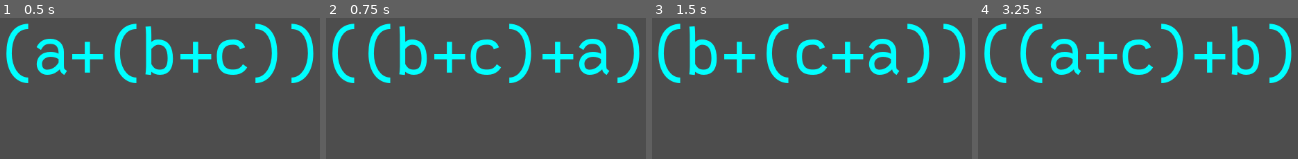
Above: before the commit, frames 1-4 (left to right).
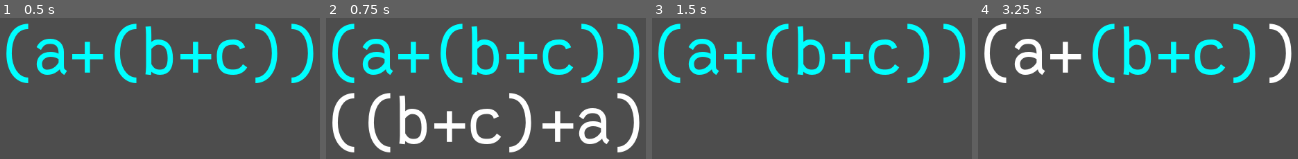
Above: after the commit, the same moments.

Repository: theoahfeldt/emperical-maths
Game: Godot game, scene res://test.tscn
Two runs of this game, one before a commit and one after it. Both use one fixed random seed, a clock stepped at 60 frames per second and the inputs below.
Inputs:
- Up to frame 1 (0.5 s): no input
- Up to frame 2 (0.75 s): tap Enter at 0.5 s; hold Right (expression_right) from 0.53 s (still down); tap Space (apply_rule, bound only before the commit) at 0.6 s
- Up to frame 3 (1.5 s): tap Tab (cycle_rule, bound only before the commit) at 0.8, 1.35 s; tap Space (apply_rule, bound only before the commit) at 1.25 s; release Right (expression_right) at 1.28 s; hold Left (expression_left) from 1.28 s (still down)
- Up to frame 4 (3.25 s): tap Down (expression_in, bound only before the commit) at 1.55, 2.1 s; tap Enter at 2 s; release Left (expression_left) at 2.03 s; hold Right (expression_right) from 2.03 s (still down); tap Up (expression_out, bound only before the commit) at 2.3, 2.85 s; tap Space (apply_rule, bound only before the commit) at 2.75, 3.05 s

Frame 1 is identical in both runs. In frame 2, 21% of the frame differs, in the area x 1-99%, y 3-96%; in frame 3, 3.2%; in frame 4, 14%.

Commit message:
Implement menu for replacing an expression with equal alternatives

Diff:
--- a/game/algebra/expression.gd
+++ /dev/null
@@ -1,43 +0,0 @@
-extends Node2D
-
-
-const ExpressionIndexer := preload("res://algebra/expression_indexer.gd")
-const GraphicalConversion := preload("res://algebra/graphics/graphical_conversion.gd")
-
-@export var algebraic_expression: AlgebraicExpression
-
-var graphical_expression: GraphicalExpression
-
-
-func _ready() -> void:
-	$ExpressionController.base_expression = algebraic_expression
-	_set_graphics()
-	_update_selected([])
-
-
-func _set_graphics() -> void:
-	graphical_expression = GraphicalConversion.algebraic_to_graphical(
-			algebraic_expression)
-	graphical_expression.initialize()
-	add_child(graphical_expression)
-
-
-func _update_selected(selected_expression_index: Array) -> void:
-	graphical_expression.initialize()
-	var selected_expression: GraphicalExpression = ExpressionIndexer.graphical_subexpression(
-			graphical_expression, selected_expression_index)
-	selected_expression.select()
-
-
-func _update_graphics() -> void:
-	graphical_expression.queue_free()
-	_set_graphics()
-
-
-func _on_expression_controller_expression_updated(selected_expression_index) -> void:
-	_update_graphics()
-	_update_selected(selected_expression_index)
-
-
-func _on_expression_controller_selection_updated(selected_expression_index) -> void:
-	_update_selected(selected_expression_index)
--- a/game/algebra/expression.tscn
+++ /dev/null
@@ -1,13 +0,0 @@
-[gd_scene load_steps=3 format=3 uid="uid://bt45ap1aaxjfr"]
-
-[ext_resource type="Script" path="res://algebra/expression.gd" id="1_eqjtc"]
-[ext_resource type="Script" path="res://algebra/expression_controller.gd" id="2_6s60j"]
-
-[node name="Expression" type="Node2D"]
-script = ExtResource("1_eqjtc")
-
-[node name="ExpressionController" type="Node" parent="."]
-script = ExtResource("2_6s60j")
-
-[connection signal="expression_updated" from="ExpressionController" to="." method="_on_expression_controller_expression_updated"]
-[connection signal="selection_updated" from="ExpressionController" to="." method="_on_expression_controller_selection_updated"]
--- a/game/algebra/expression_controller.gd
+++ b/game/algebra/expression_controller.gd
@@ -1,71 +1,85 @@
-class_name ExpressionController
-extends Node
+extends Node2D
 
 
-signal expression_updated(selected_expression_index)
-signal selection_updated(selected_expression_index)
+const ExpressionIndexer := preload("res://algebra/expression_indexer.gd")
+const GraphicalConversion := preload("res://algebra/graphics/graphical_conversion.gd")
+const Rules := preload("res://algebra/logic/rules/rules.gd")
 
-const ExpressionIndexer = preload("res://algebra/expression_indexer.gd")
-const Rules = preload("res://algebra/logic/rules/rules.gd")
+@export var algebraic_expression: AlgebraicExpression
 
+var graphical_expression: GraphicalExpression
+var expression_is_selected := false
 var rules = Rules.rules()
-var selected_rule_index: int = 0
-var base_expression: AlgebraicExpression
-var selected_expression_index := []
 
 
-func _process(delta: float) -> void:
-	if Input.is_action_just_pressed("expression_in"):
-		select_inner()
-	if Input.is_action_just_pressed("expression_out"):
-		select_outer()
-	if Input.is_action_just_pressed("expression_left"):
-		select_left()
-	if Input.is_action_just_pressed("expression_right"):
-		select_right()
-	if Input.is_action_just_pressed("apply_rule"):
-		apply_selected_rule()
-	if Input.is_action_just_pressed("cycle_rule"):
-		cycle_rule()
+func _ready() -> void:
+	$ExpressionSelector.base_expression = algebraic_expression
+	_set_graphics()
+	_update_mark([])
 
 
-func selected_expression() -> AlgebraicExpression:
-	return ExpressionIndexer.algebraic_subexpression(
-			base_expression, selected_expression_index)
+func _process(_delta: float) -> void:
+	if expression_is_selected:
+		$ExpressionsMenuSelector.process_input()
+	else:
+		$ExpressionSelector.process_input()
 
 
-func select_inner() -> void:
-	ExpressionIndexer.move_index_in(base_expression, selected_expression_index)
-	selection_updated.emit(selected_expression_index)
+func _set_graphics() -> void:
+	graphical_expression = GraphicalConversion.algebraic_to_graphical_menu(
+			algebraic_expression, rules)
+	graphical_expression.initialize()
+	add_child(graphical_expression)
 
 
-func select_outer() -> void:
-	ExpressionIndexer.move_index_out(selected_expression_index)
-	selection_updated.emit(selected_expression_index)
+func _update_mark(mark: Array) -> void:
+	graphical_expression.initialize()
+	var marked_expression: GraphicalExpression = ExpressionIndexer.graphical_subexpression(
+			graphical_expression, mark)
+	marked_expression.mark()
 
 
-func select_left() -> void:
-	ExpressionIndexer.move_index_left(
-			base_expression, selected_expression_index)
-	selection_updated.emit(selected_expression_index)
+func _update_graphics() -> void:
+	graphical_expression.queue_free()
+	_set_graphics()
 
 
-func select_right() -> void:
-	ExpressionIndexer.move_index_right(
-			base_expression, selected_expression_index)
-	selection_updated.emit(selected_expression_index)
+func _select_expression(mark: Array) -> void:
+	var selected_expression: AlgebraicExpression = ExpressionIndexer.algebraic_subexpression(
+			algebraic_expression, mark)
+	selected_expression.is_selected = true
+	_update_graphics()
+	var menu = ExpressionIndexer.graphical_subexpression(
+			graphical_expression, mark)
+	$ExpressionsMenuSelector.initialize(menu, mark)
+	expression_is_selected = true
 
 
-func apply_rule(rule: AlgebraicRule) -> void:
-	if rule.applicable(selected_expression()):
-		var new = rule.apply(selected_expression())
-		selected_expression().replace(new)
-		expression_updated.emit(selected_expression_index)
+func _replace_base_expression(new: AlgebraicExpression) -> void:
+	remove_child(algebraic_expression)
+	algebraic_expression.queue_free()
+	add_child(new)
+	algebraic_expression = new
+	$ExpressionSelector.base_expression = algebraic_expression
 
 
-func apply_selected_rule() -> void:
-	apply_rule(rules[selected_rule_index])
+func _replace_subexpression(mark: Array, new: AlgebraicExpression) -> void:
+	if mark.is_empty():
+		_replace_base_expression(new)
+	else:
+		ExpressionIndexer.replace_algebraic_subexpression(algebraic_expression, new, mark)
 
 
-func cycle_rule() -> void:
-	selected_rule_index = (selected_rule_index + 1) % rules.size()
+func _on_expression_selector_mark_updated(mark) -> void:
+	_update_mark(mark)
+
+
+func _on_expression_selector_selected(mark) -> void:
+	_select_expression(mark)
+
+
+func _on_expressions_menu_selector_selected(expression, mark) -> void:
+	_replace_subexpression(mark, expression)
+	_update_graphics()
+	_update_mark(mark)
+	expression_is_selected = false
--- /dev/null
+++ b/game/algebra/expression_controller.tscn
@@ -0,0 +1,18 @@
+[gd_scene load_steps=4 format=3 uid="uid://bt45ap1aaxjfr"]
+
+[ext_resource type="Script" path="res://algebra/expression_controller.gd" id="1_rqufd"]
+[ext_resource type="Script" path="res://algebra/expression_selector.gd" id="2_m3xpi"]
+[ext_resource type="Script" path="res://algebra/expressions_menu_selector.gd" id="3_deu35"]
+
+[node name="ExpressionController" type="Node2D"]
+script = ExtResource("1_rqufd")
+
+[node name="ExpressionSelector" type="Node" parent="."]
+script = ExtResource("2_m3xpi")
+
+[node name="ExpressionsMenuSelector" type="Node" parent="."]
+script = ExtResource("3_deu35")
+
+[connection signal="mark_updated" from="ExpressionSelector" to="." method="_on_expression_selector_mark_updated"]
+[connection signal="selected" from="ExpressionSelector" to="." method="_on_expression_selector_selected"]
+[connection signal="selected" from="ExpressionsMenuSelector" to="." method="_on_expressions_menu_selector_selected"]
--- a/game/algebra/expression_indexer.gd
+++ b/game/algebra/expression_indexer.gd
@@ -14,11 +14,22 @@
 	return expression
 
 
+static func replace_algebraic_subexpression(
+		expression: AlgebraicExpression, new: AlgebraicExpression, index: Array, _i: int = 0
+		) -> void:
+	if _i >= index.size():
+		push_error("Invalid index: ", index)
+	elif expression is AlgebraicSum:
+		_replace_algebraic_sum_subexpression(expression, new, index, _i)
+	else:
+		push_error("%s has no subexpression." % expression)
+
+
 static func graphical_subexpression(
 		expression: GraphicalExpression, index: Array, _i: int = 0
 		) -> GraphicalExpression:
 	if _i > index.size():
-		push_error("Invalid index: ", _i)
+		push_error("Invalid index: ", index)
 	if _i == index.size():
 		return expression
 	if expression is GraphicalSum:
@@ -57,6 +68,27 @@
 			return sum
 
 
+static func _replace_algebraic_sum_subexpression(
+		sum: AlgebraicSum, new: AlgebraicExpression, index: Array, i: int
+		) -> void:
+	if i == index.size() - 1:
+		match index[i]:
+			0:
+				sum.replace_left_term(new)
+			1:
+				sum.replace_right_term(new)
+			var j:
+				push_error("Invalid index for sum: ", j)
+	else:
+		match index[i]:
+			0:
+				replace_algebraic_subexpression(sum.left_term, new, index, i + 1)
+			1:
+				replace_algebraic_subexpression(sum.right_term, new, index, i + 1)
+			var j:
+				push_error("Invalid index for sum: ", j)
+
+
 static func _graphical_sum_subexpression(
 		sum: GraphicalSum, index: Array, i: int
 		) -> GraphicalExpression:
@@ -76,7 +108,7 @@
 		return
 	var position: int = index.pop_back()
 	var parent: AlgebraicExpression = algebraic_subexpression(base, index)
-	position = clamp(position + movement, 0, _num_children(parent))
+	position = clampi(position + movement, 0, _num_children(parent) - 1)
 	_move_index_in_position(base, index, position)
 
 
--- /dev/null
+++ b/game/algebra/expression_selector.gd
@@ -0,0 +1,55 @@
+class_name ExpressionSelector
+extends Node
+
+
+signal mark_updated(mark)
+signal selected(mark)
+
+const ExpressionIndexer = preload("res://algebra/expression_indexer.gd")
+
+var base_expression: AlgebraicExpression
+var _mark := []
+
+
+func process_input() -> void:
+	if Input.is_action_just_pressed("expression_down"):
+		mark_inner()
+	if Input.is_action_just_pressed("expression_up"):
+		mark_outer()
+	if Input.is_action_just_pressed("expression_left"):
+		mark_left()
+	if Input.is_action_just_pressed("expression_right"):
+		mark_right()
+	if Input.is_action_just_pressed("expression_select"):
+		select_expression()
+
+
+func select_expression():
+	selected.emit(_mark)
+
+
+func marked_expression() -> AlgebraicExpression:
+	return ExpressionIndexer.algebraic_subexpression(
+			base_expression, _mark)
+
+
+func mark_inner() -> void:
+	ExpressionIndexer.move_index_in(base_expression, _mark)
+	mark_updated.emit(_mark)
+
+
+func mark_outer() -> void:
+	ExpressionIndexer.move_index_out(_mark)
+	mark_updated.emit(_mark)
+
+
+func mark_left() -> void:
+	ExpressionIndexer.move_index_left(
+			base_expression, _mark)
+	mark_updated.emit(_mark)
+
+
+func mark_right() -> void:
+	ExpressionIndexer.move_index_right(
+			base_expression, _mark)
+	mark_updated.emit(_mark)
--- /dev/null
+++ b/game/algebra/expressions_menu_selector.gd
@@ -0,0 +1,55 @@
+class_name ExpressionsMenuSelector
+extends Node
+
+
+signal selected(expression, mark)
+
+
+var _menu: ExpressionsMenu
+var _mark: Array
+var _marked_index := 0
+
+
+func initialize(menu: ExpressionsMenu, mark: Array) -> void:
+	_menu = menu
+	_menu.mark()
+	_mark = mark
+	_marked_index = 0
+	_update_marked()
+
+
+func _queue_free_menu() -> void:
+	_menu.get_parent().remove_child(_menu)
+	_menu.queue_free()
+
+
+func process_input() -> void:
+	if Input.is_action_just_pressed("expression_up"):
+		_move_up()
+	if Input.is_action_just_pressed("expression_down"):
+		_move_down()
+	if Input.is_action_just_pressed("expression_select"):
+		_select_expression()
+
+
+func _update_marked() -> void:
+	_menu.initialize()
+	_menu.graphical_expressions[_marked_index].mark()
+
+
+func _select_expression() -> void:
+	var selected_expression: AlgebraicExpression = _menu.algebraic_expressions[
+			_marked_index]
+	_menu.remove_child(selected_expression)
+	selected.emit(selected_expression, _mark)
+	_queue_free_menu()
+
+
+func _move_up() -> void:
+	_marked_index = max(0, _marked_index - 1)
+	_update_marked()
+
+
+func _move_down() -> void:
+	_marked_index = min(_marked_index + 1, _menu.graphical_expressions.size() - 1)
+	_update_marked()
--- /dev/null
+++ b/game/algebra/graphics/expressions_menu.gd
@@ -0,0 +1,44 @@
+class_name ExpressionsMenu
+extends GraphicalExpression
+
+
+const GraphicalConversion = preload("res://algebra/graphics/graphical_conversion.gd")
+const vertical_spacing: int = 100
+
+var graphical_expressions: Array
+var algebraic_expressions: Array
+
+
+func get_width() -> int:
+	return graphical_expressions.map(func(e): return e.get_width()).max()
+
+
+func set_color(color: Color) -> void:
+	graphical_expressions.map(func(e): e.set_color(color))
+
+
+static func from_expression(
+		expression: AlgebraicExpression, rules: Array) -> ExpressionsMenu:
+	var applicable: Array = rules.filter(
+			func(r): return r.applicable(expression))
+	var alternative_expressions: Array = applicable.map(
+			func(r): return r.apply(expression))
+	return ExpressionsMenu.from_expressions(alternative_expressions)
+
+
+static func from_expressions(expressions: Array) -> ExpressionsMenu:
+	if expressions.is_empty():
+		push_error("Created empty menu.")
+	var menu = new()
+	menu.algebraic_expressions = expressions
+	menu.graphical_expressions = expressions.map(
+			GraphicalConversion.algebraic_to_graphical)
+	menu.algebraic_expressions.map(menu.add_child)
+	menu.graphical_expressions.map(menu.add_child)
+	menu.set_expression_positions()
+	return menu
+
+
+func set_expression_positions() -> void:
+	graphical_expressions.reduce(
+			func(y, e): e.position = Vector2(0, y); return y + vertical_spacing, 0)
--- a/game/algebra/graphics/graphical_conversion.gd
+++ b/game/algebra/graphics/graphical_conversion.gd
@@ -1,19 +1,17 @@
 extends Node
 
 
-const variable_scene = preload("res://algebra/graphics/graphical_variable.tscn")
-const sum_scene = preload("res://algebra/graphics/graphical_sum.tscn")
+const variable_scene := preload("res://algebra/graphics/graphical_variable.tscn")
+const sum_scene := preload("res://algebra/graphics/graphical_sum.tscn")
 
 
-static func convert_variable(variable: AlgebraicVariable) -> GraphicalVariable:
+static func convert_variable(variable: AlgebraicVariable) -> GraphicalExpression:
 	var new: GraphicalVariable = variable_scene.instantiate()
 	new.variable_name = variable.variable_name
-	if variable.is_selected:
-		new.select()
 	return new
 
 
-static func convert_sum(sum: AlgebraicSum) -> GraphicalSum:
+static func convert_sum(sum: AlgebraicSum) -> GraphicalExpression:
 	var new: GraphicalSum = sum_scene.instantiate()
 	var left = algebraic_to_graphical(sum.left_term)
 	var right = algebraic_to_graphical(sum.right_term)
@@ -21,12 +19,11 @@
 	new.add_child(right)
 	new.left_term = left
 	new.right_term = right
-	if sum.is_selected:
-		new.select()
 	return new
 
 
-static func algebraic_to_graphical(expression: AlgebraicExpression) -> GraphicalExpression:
+static func algebraic_to_graphical(
+		expression: AlgebraicExpression) -> GraphicalExpression:
 	if expression is AlgebraicVariable:
 		return convert_variable(expression)
 	elif expression is AlgebraicSum:
@@ -34,3 +31,36 @@
 	else:
 		push_error("Conversion not implemented for %s" % expression.get_class())
 		return GraphicalExpression.new()
+
+
+static func convert_variable_menu(
+		variable: AlgebraicVariable, rules: Array) -> GraphicalExpression:
+	if variable.is_selected:
+		return ExpressionsMenu.from_expression(variable, rules)
+	var new: GraphicalVariable = variable_scene.instantiate()
+	new.variable_name = variable.variable_name
+	return new
+
+
+static func convert_sum_menu(sum: AlgebraicSum, rules: Array) -> GraphicalExpression:
+	if sum.is_selected:
+		return ExpressionsMenu.from_expression(sum, rules)
+	var new: GraphicalSum = sum_scene.instantiate()
+	var left = algebraic_to_graphical_menu(sum.left_term, rules)
+	var right = algebraic_to_graphical_menu(sum.right_term, rules)
+	new.add_child(left)
+	new.add_child(right)
+	new.left_term = left
+	new.right_term = right
+	return new
+
+
+static func algebraic_to_graphical_menu(
+		expression: AlgebraicExpression, rules: Array) -> GraphicalExpression:
+	if expression is AlgebraicVariable:
+		return convert_variable_menu(expression, rules)
+	elif expression is AlgebraicSum:
+		return convert_sum_menu(expression, rules)
+	else:
+		push_error("Conversion not implemented for %s" % expression.get_class())
+		return GraphicalExpression.new()
--- a/game/algebra/graphics/graphical_expression.gd
+++ b/game/algebra/graphics/graphical_expression.gd
@@ -3,11 +3,11 @@
 
 
 @export var default_color := Color.WHITE
-@export var selected_color := Color.AQUA
+@export var marked_color := Color.AQUA
 
 
-func select() -> void:
-	set_color(selected_color)
+func mark() -> void:
+	set_color(marked_color)
 
 
 func initialize() -> void:
--- a/game/algebra/graphics/graphical_sum.gd
+++ b/game/algebra/graphics/graphical_sum.gd
@@ -2,8 +2,8 @@
 extends GraphicalExpression
 
 
-var left_term: GraphicalExpression
-var right_term: GraphicalExpression
+var left_term: Component
+var right_term: Component
 
 
 func _ready() -> void:
--- a/game/algebra/graphics/graphical_variable.tscn
+++ b/game/algebra/graphics/graphical_variable.tscn
@@ -5,5 +5,6 @@
 
 [node name="GraphicalVariable" type="Node2D"]
 script = ExtResource("1_fo6av")
+selected_color = null
 
 [node name="Glyph" parent="." instance=ExtResource("2_42im5")]
--- a/game/algebra/logic/expressions/algebraic_expression.gd
+++ b/game/algebra/logic/expressions/algebraic_expression.gd
@@ -2,13 +2,14 @@
 class_name AlgebraicExpression
 
 
-var is_selected: bool = false
+var is_selected := false
 
 
-func replace(other) -> void:
-	push_error("Function not implemented")
+func copy() -> AlgebraicExpression:
+	push_error("Method not implemented.")
+	return AlgebraicExpression.new()
 
 
-func to_graphical() -> GraphicalExpression:
-	push_error("Function not implemented")
-	return GraphicalExpression.new()
+func pretty_string() -> String:
+	push_error("Method not implemented.")
+	return ""
--- a/game/algebra/logic/expressions/algebraic_sum.gd
+++ b/game/algebra/logic/expressions/algebraic_sum.gd
@@ -8,15 +8,38 @@
 
 static func create(a: AlgebraicExpression, b: AlgebraicExpression) -> AlgebraicSum:
 	var sum = AlgebraicSum.new()
-	sum.left_term = a
-	sum.right_term = b
+	sum.initialize(a, b)
 	return sum
 
 
-func replace(other: AlgebraicSum) -> void:
-	left_term = other.left_term
-	right_term = other.right_term
+func initialize(a: AlgebraicExpression, b: AlgebraicExpression) -> void:
+	add_child(a)
+	add_child(b)
+	left_term = a
+	right_term = b
 
 
-func _to_string() -> String:
+func copy() -> AlgebraicExpression:
+	var new = AlgebraicSum.new()
+	var a = left_term.copy()
+	var b = right_term.copy()
+	new.initialize(a, b)
+	return new
+
+
+func replace_left_term(new: AlgebraicExpression) -> void:
+	remove_child(left_term)
+	left_term.queue_free()
+	add_child(new)
+	left_term = new
+
+
+func replace_right_term(new: AlgebraicExpression) -> void:
+	remove_child(right_term)
+	right_term.queue_free()
+	add_child(new)
+	right_term = new
+
+
+func pretty_string() -> String:
 	return "(%s + %s)" % [str(left_term), str(right_term)]
--- a/game/algebra/logic/expressions/algebraic_variable.gd
+++ b/game/algebra/logic/expressions/algebraic_variable.gd
@@ -11,5 +11,11 @@
 	return variable
 
 
-func _to_string() -> String:
+func copy() -> AlgebraicExpression:
+	var new = AlgebraicVariable.new()
+	new.variable_name = variable_name
+	return new
+
+
+func pretty_string() -> String:
 	return variable_name
--- a/game/algebra/logic/rules/associaticity_forward_sum.gd
+++ b/game/algebra/logic/rules/associaticity_forward_sum.gd
@@ -8,7 +8,7 @@
 
 
 func apply(sum: AlgebraicSum) -> AlgebraicExpression:
-	var a = sum.left_term.left_term
-	var b = sum.left_term.right_term
-	var c = sum.right_term
+	var a = sum.left_term.left_term.copy()
+	var b = sum.left_term.right_term.copy()
+	var c = sum.right_term.copy()
 	return AlgebraicSum.create(a, AlgebraicSum.create(b, c))
--- a/game/algebra/logic/rules/commutativity_sum.gd
+++ b/game/algebra/logic/rules/commutativity_sum.gd
@@ -7,4 +7,4 @@
 
 
 func apply(sum: AlgebraicSum) -> AlgebraicExpression:
-	return AlgebraicSum.create(sum.right_term, sum.left_term)
+	return AlgebraicSum.create(sum.right_term.copy(), sum.left_term.copy())
--- /dev/null
+++ b/game/algebra/logic/rules/identity.gd
@@ -0,0 +1,10 @@
+extends AlgebraicRule
+## a -> a
+
+
+func applicable(expression: AlgebraicExpression) -> bool:
+	return true
+
+
+func apply(expression: AlgebraicExpression) -> AlgebraicExpression:
+	return expression.copy()
--- a/game/algebra/logic/rules/rules.gd
+++ b/game/algebra/logic/rules/rules.gd
@@ -1,9 +1,11 @@
+const Identity = preload("res://algebra/logic/rules/identity.gd")
 const CommutativitySum = preload("res://algebra/logic/rules/commutativity_sum.gd")
 const AssociativityForwardSum = preload("res://algebra/logic/rules/associaticity_forward_sum.gd")
 
 
 static func rules() -> Array:
 	return [
+		Identity.new(),
 		CommutativitySum.new(),
 		AssociativityForwardSum.new(),
 	]
--- a/game/project.godot
+++ b/game/project.godot
@@ -17,13 +17,13 @@
 
 [input]
 
-expression_in={
+expression_down={
 "deadzone": 0.5,
 "events": [Object(InputEventKey,"resource_local_to_scene":false,"resource_name":"","device":-1,"window_id":0,"alt_press …(182 unchanged characters)…
 , Object(InputEventKey,"resource_local_to_scene":false,"resource_name":"","device":-1,"window_id":0,"alt_pressed":false,"shift_pressed":false,"ctrl_pressed":false,"meta_pressed":false,"pressed":false,"keycode":0,"physical_keycode":83,"key_label":0,"unicode":115,"echo":false,"script":null)
 ]
 }
-expression_out={
+expression_up={
 "deadzone": 0.5,
 "events": [Object(InputEventKey,"resource_local_to_scene":false,"resource_name":"","device":-1,"window_id":0,"alt_press …(182 unchanged characters)…
 , Object(InputEventKey,"resource_local_to_scene":false,"resource_name":"","device":-1,"window_id":0,"alt_pressed":false,"shift_pressed":false,"ctrl_pressed":false,"meta_pressed":false,"pressed":false,"keycode":0,"physical_keycode":87,"key_label":0,"unicode":119,"echo":false,"script":null)
@@ -41,13 +41,8 @@
 , Object(InputEventKey,"resource_local_to_scene":false,"resource_name":"","device":-1,"window_id":0,"alt_pressed":false,"shift_pressed":false,"ctrl_pressed":false,"meta_pressed":false,"pressed":false,"keycode":0,"physical_keycode":68,"key_label":0,"unicode":100,"echo":false,"script":null)
 ]
 }
-apply_rule={
+expression_select={
 "deadzone": 0.5,
 "events": [Object(InputEventKey,"resource_local_to_scene":false,"resource_name":"","device":-1,"window_id":0,"alt_pressed":false,"shift_pressed":false,"ctrl_pressed":false,"meta_pressed":false,"pressed":false,"keycode":0,"physical_keycode":32,"key_label":0,"unicode":32,"echo":false,"script":null)
 ]
 }
-cycle_rule={
-"deadzone": 0.5,
-"events": [Object(InputEventKey,"resource_local_to_scene":false,"resource_name":"","device":-1,"window_id":0,"alt_pressed":false,"shift_pressed":false,"ctrl_pressed":false,"meta_pressed":false,"pressed":false,"keycode":0,"physical_keycode":4194306,"key_label":0,"unicode":0,"echo":false,"script":null)
-]
-}
--- a/game/test.tscn
+++ b/game/test.tscn
@@ -3,32 +3,32 @@
 [ext_resource type="Script" path="res://test.gd" id="1_kljmg"]
 [ext_resource type="Script" path="res://algebra/logic/expressions/algebraic_sum.gd" id="2_v0oty"]
 [ext_resource type="Script" path="res://algebra/logic/expressions/algebraic_variable.gd" id="3_hamqr"]
-[ext_resource type="PackedScene" uid="uid://bt45ap1aaxjfr" path="res://algebra/expression.tscn" id="4_rqnef"]
+[ext_resource type="PackedScene" uid="uid://bt45ap1aaxjfr" path="res://algebra/expression_controller.tscn" id="4_rqnef"]
 
 [node name="Test" type="Node2D"]
 script = ExtResource("1_kljmg")
 
-[node name="AlgebraicSum" type="Node" parent="." node_paths=PackedStringArray("left_term", "right_term")]
+[node name="ExpressionController" parent="." node_paths=PackedStringArray("algebraic_expression") instance=ExtResource("4_rqnef")]
+algebraic_expression = NodePath("AlgebraicSum")
+
+[node name="AlgebraicSum" type="Node" parent="ExpressionController" node_paths=PackedStringArray("left_term", "right_term")]
 script = ExtResource("2_v0oty")
 left_term = NodePath("AlgebraicVariable")
 right_term = NodePath("AlgebraicSum")
 
-[node name="AlgebraicVariable" type="Node" parent="AlgebraicSum"]
+[node name="AlgebraicVariable" type="Node" parent="ExpressionController/AlgebraicSum"]
 script = ExtResource("3_hamqr")
 variable_name = "a"
 
-[node name="AlgebraicSum" type="Node" parent="AlgebraicSum" node_paths=PackedStringArray("left_term", "right_term")]
+[node name="AlgebraicSum" type="Node" parent="ExpressionController/AlgebraicSum" node_paths=PackedStringArray("left_term", "right_term")]
 script = ExtResource("2_v0oty")
 left_term = NodePath("AlgebraicVariable")
 right_term = NodePath("AlgebraicVariable2")
 
-[node name="AlgebraicVariable" type="Node" parent="AlgebraicSum/AlgebraicSum"]
+[node name="AlgebraicVariable" type="Node" parent="ExpressionController/AlgebraicSum/AlgebraicSum"]
 script = ExtResource("3_hamqr")
 variable_name = "b"
 
-[node name="AlgebraicVariable2" type="Node" parent="AlgebraicSum/AlgebraicSum"]
+[node name="AlgebraicVariable2" type="Node" parent="ExpressionController/AlgebraicSum/AlgebraicSum"]
 script = ExtResource("3_hamqr")
 variable_name = "c"
-
-[node name="Expression" parent="." node_paths=PackedStringArray("algebraic_expression") instance=ExtResource("4_rqnef")]
-algebraic_expression = NodePath("../AlgebraicSum")
